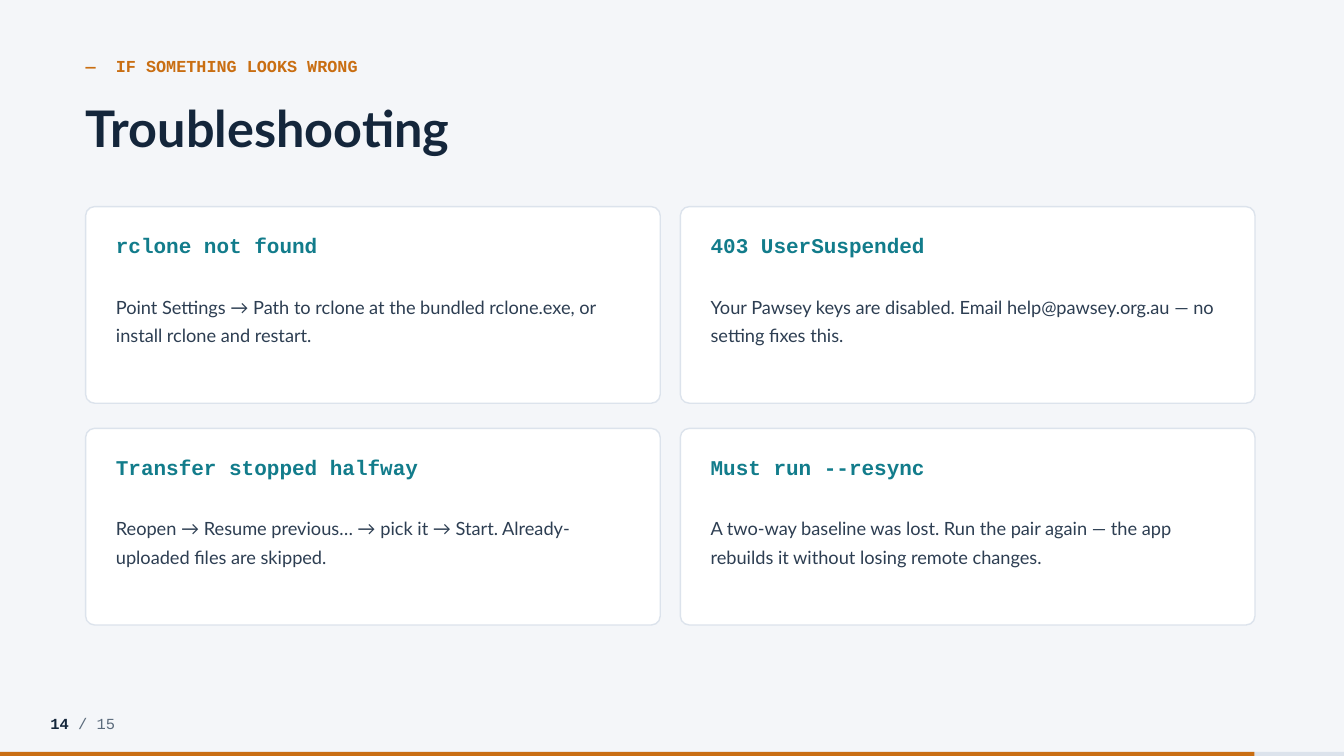
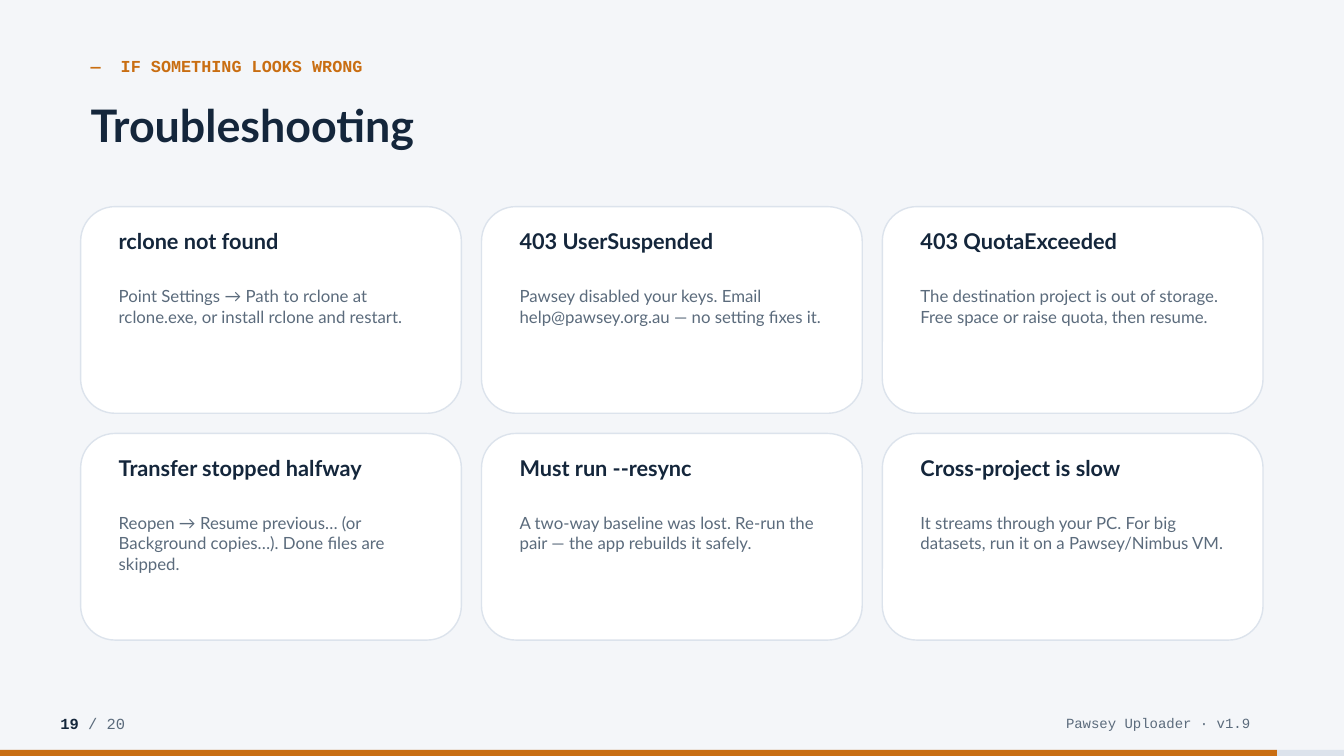
Before and after one commit to appndpird/pawsey-uploader, a slide deck: slide 19 of docs/Pawsey-Uploader-Demo.pptx (slide 14 before the commit). Drawn at 1344x756 pixels with LibreOffice and Linux fonts; fonts in the diff are those of the drawing. Boxes give left, top, right and bottom in pixels: in the first picture for what was removed or moved away, otherwise in the second. Text is boxed around its words. In the diff, an @@ line names an element or a change of style, - is before the commit and + after.

Commit message:
docs: rebuild demo deck for v1.9 with live screenshots
Rebuilt Pawsey-Uploader-Demo.pptx from scratch for v1.9 (20 slides, 16:9),
covering all key features: the seven tabs, multiple projects, the three
transfer modes, safety controls, unattended/resumable transfers, buckets &
storage, shareable links, Send to another project, background + resume,
the command console, the audit trail, golden rules and troubleshooting.

Embeds 10 fresh v1.9 screenshots (new DPIRD-primary header) under
docs/screenshots/: header/tabs, settings projects, copy/mirror/two-way,
storage, send-to-project dialog, background-copies manager, console, history.

```diff
--- a/docs/Pawsey-Uploader-Demo.pptx
+++ b/docs/Pawsey-Uploader-Demo.pptx
@@ text "— IF SOMETHING LOOKS WRONG" at [121, 60, 362, 72]: less space between paragraphs @@
@@ text "Troubleshooting" at [91, 108, 415, 150]: size 36 to 32 pt; line spacing 1.02 to 1; less space between paragraphs @@
@@ rounded rectangle: place and size @@
-rounded rectangle at [86, 207, 660, 403]
+rounded rectangle at [81, 207, 462, 413]
@@ rounded rectangle added at [482, 207, 863, 413], fill #FFFFFF, outline #DCE3EC 1 pt @@
@@ rounded rectangle: place and size @@
-rounded rectangle at [681, 207, 1255, 403]
+rounded rectangle at [882, 207, 1263, 413]
@@ size 15 to 15.5 pt, font Courier New to Lato, text colour #127C8B to #14263B; less space between paragraphs in 4 elements at [119, 460, 362, 480], [119, 233, 279, 249], [520, 460, 692, 480], [520, 233, 714, 253] @@
@@ text "403 UserSuspended": place and size @@
-text "403 UserSuspended" at [711, 238, 925, 258]
+text "403 UserSuspended" at [520, 233, 714, 253]
@@ text added at [920, 233, 1117, 252], 15.5 pt, text #14263B, bold @@
+403 QuotaExceeded
@@ text at [119, 289, 402, 325]: text changed; size 13 to 12 pt; text colour #2D3E52 to #5B6B7C @@
-Point Settings → Path to rclone at the bundled rclone.exe, or install rclone and restart.
+Point Settings → Path to rclone at rclone.exe, or install rclone and restart.
@@ text at [520, 289, 821, 326]: text changed; size 13 to 12 pt; text colour #2D3E52 to #5B6B7C @@
-Your Pawsey keys are disabled. Email help@pawsey.org.au — no setting fixes this.
+Pawsey disabled your keys. Email help@pawsey.org.au — no setting fixes it.
@@ text added at [920, 289, 1218, 326], 12 pt, text #5B6B7C @@
+The destination project is out of storage. Free space or raise quota, then resume.
@@ rounded rectangle: place and size @@
-rounded rectangle at [86, 429, 660, 625]
+rounded rectangle at [81, 434, 462, 640]
@@ rounded rectangle added at [482, 434, 863, 640], fill #FFFFFF, outline #DCE3EC 1 pt @@
@@ proportions changed in 4 elements at [81, 207, 462, 413], [882, 207, 1263, 413], [81, 434, 462, 640], [882, 434, 1263, 640] @@
@@ rounded rectangle: place and size @@
-rounded rectangle at [681, 429, 1255, 625]
+rounded rectangle at [882, 434, 1263, 640]
@@ text "Must run --resync": place and size @@
-text "Must run --resync" at [711, 461, 925, 480]
+text "Must run --resync" at [520, 460, 692, 480]
@@ text added at [920, 460, 1121, 480], 15.5 pt, text #14263B, bold @@
+Cross-project is slow
@@ text at [119, 516, 385, 573]: text changed; size 13 to 12 pt; text colour #2D3E52 to #5B6B7C @@
-Reopen → Resume previous… → pick it → Start. Already-uploaded files are skipped.
+Reopen → Resume previous… (or Background copies…). Done files are skipped.
@@ text at [520, 516, 813, 552]: text changed; size 13 to 12 pt; text colour #2D3E52 to #5B6B7C @@
-A two-way baseline was lost. Run the pair again — the app rebuilds it without losing remote changes.
+A two-way baseline was lost. Re-run the pair — the app rebuilds it safely.
@@ text added at [920, 516, 1223, 552], 12 pt, text #5B6B7C @@
+It streams through your PC. For big datasets, run it on a Pawsey/Nimbus VM.
@@ text removed at [50, 719, 115, 729] @@
-14 / 15
@@ text added at [60, 718, 125, 729], 11 pt, text #5B6B7C @@
+19 / 20
@@ text added at [1066, 718, 1250, 731], 10 pt, text #5B6B7C @@
+Pawsey Uploader · v1.9
@@ rectangle: place and size @@
-rectangle at [0, 752, 1254, 756]
+rectangle at [0, 750, 1277, 756]
```
Also in this commit, not shown: 5 other slides changed, 14 slides added, 9 slides removed, 10 other files.
